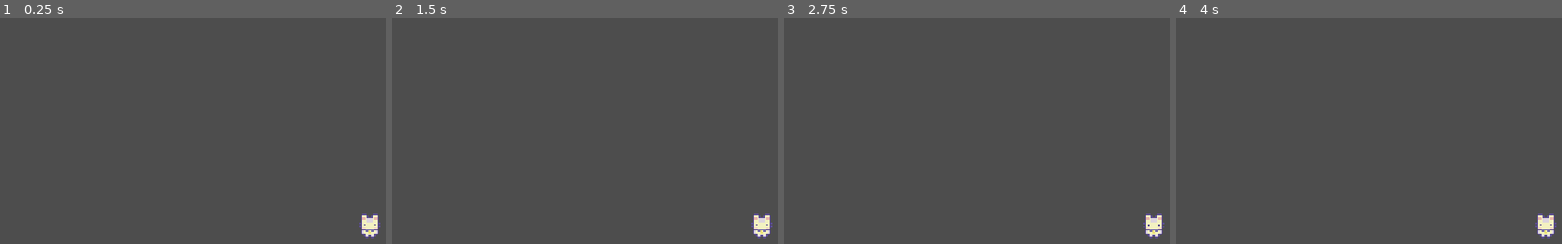
Above: before the commit, frames 1-4 (left to right).
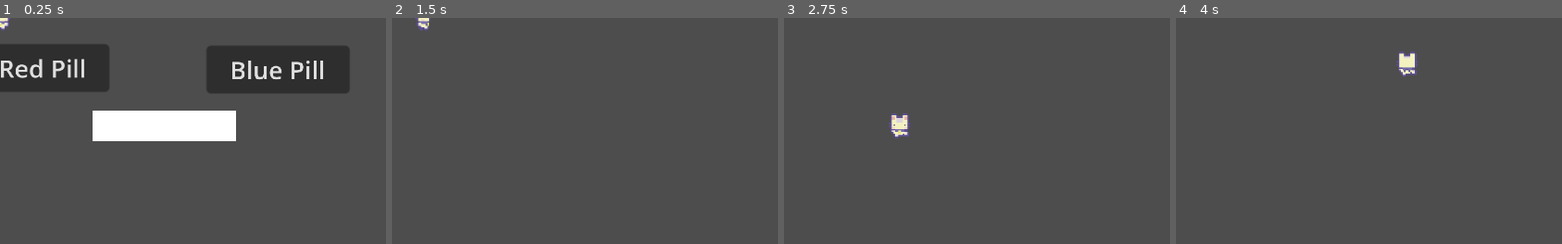
Above: after the commit, the same moments.

Repository: WeMayCry4/RiskEverything
Game: Godot game, scene res://main.tscn
The game is run twice, just before and just after one commit, with the same random seed, the same clock (stepped at 60 frames per second) and the same inputs. Before the commit the project starts from res://PlayerSc.tscn.
Inputs (mouse positions are in pixels of both pictures, inside the frame that each line leads up to):
- Up to frame 1 (0.25 s): no input
- Up to frame 2 (1.5 s): click (434, 67) at 0.5 s, where only the run after the commit has a clickable "Red Pill"; hold D (right) from 1.28 s (still down)
- Up to frame 3 (2.75 s): release D (right) at 2.03 s; hold S (down) from 2.03 s (still down)
- Up to frame 4 (4 s): release S (down) at 2.78 s; hold D (right) 2.78-3.53 s; hold W (up) from 3.53 s (still down)

The runs differ from the first frame. In frame 1, 19% of the frame differs, in the area x 0-99%, y 0-98%; in frame 2, 0.6%; in frame 3, 0.9%; in frame 4, 0.9%.

Commit message:
character animation done
balls

Diff:
--- a/PlayerSc.gd
+++ /dev/null
@@ -1,21 +0,0 @@
-extends CharacterBody2D
-
-@export var moveSpeed: float = 100
-@export var startingDirection: Vector2 = Vector2(0, 1)
-
-@onready var animationTree = $AnimationTree
-
-func _ready():
-	print("ready")
-	print(animationTree.get("parameters/idle/blend_position"))
-	animationTree.set("parameters/idle/blend_position", startingDirection)
-
-func _physics_process(delta):
-	var inputDirection = Vector2(
-		Input.get_action_strength("right") - Input.get_action_strength("left"),
-		Input.get_action_strength("down") - Input.get_action_strength("up")
-	)
-
-	velocity = inputDirection * moveSpeed
-
-	move_and_slide()
--- a/PlayerSc.tscn
+++ b/PlayerSc.tscn
@@ -1,7 +1,30 @@
-[gd_scene load_steps=28 format=3 uid="uid://cdq1yakide1dq"]
-
-[ext_resource type="Script" path="res://PlayerSc.gd" id="1_a1jw3"]
+[gd_scene load_steps=28 format=3 uid="uid://2ipg5rqclg8l"]
+
 [ext_resource type="Texture2D" uid="uid://dobvkwauieauj" path="res://Sprout Lands - Sprites - Basic pack/Characters/Basic Charakter Spritesheet.png" id="2_qr5ah"]
+
+[sub_resource type="GDScript" id="GDScript_tc6a7"]
+script/source = "extends CharacterBody2D
+
+@export var moveSpeed: float = 100
+@export var startingDirection: Vector2 = Vector2(0, 1)
+
+@onready var animationTree = $AnimationTree
+
+func _ready():
+	print(\"ready\")
+	print(animationTree.get(\"parameters/idle/blend_position\"))
+	animationTree.set(\"parameters/idle/blend_position\", startingDirection)
+
+func _physics_process(delta):
+	var inputDirection = Vector2(
+		Input.get_action_strength(\"right\") - Input.get_action_strength(\"left\"),
+		Input.get_action_strength(\"down\") - Input.get_action_strength(\"up\")
+	)
+
+	velocity = inputDirection * moveSpeed
+
+	move_and_slide()
+"
 
 [sub_resource type="RectangleShape2D" id="RectangleShape2D_mrs12"]
 size = Vector2(12, 7.5)
@@ -38,6 +61,57 @@
 "values": [0, 1]
 }
 
+[sub_resource type="Animation" id="Animation_f4t6f"]
+resource_name = "idleLeft"
+length = 0.4
+loop_mode = 1
+tracks/0/type = "value"
+tracks/0/imported = false
+tracks/0/enabled = true
+tracks/0/path = NodePath("Sprite2D:frame")
+tracks/0/interp = 1
+tracks/0/loop_wrap = true
+tracks/0/keys = {
+"times": PackedFloat32Array(0, 0.1),
+"transitions": PackedFloat32Array(1, 1),
+"update": 1,
+"values": [8, 9]
+}
+
+[sub_resource type="Animation" id="Animation_e2b5v"]
+resource_name = "idleRight"
+length = 0.4
+loop_mode = 1
+tracks/0/type = "value"
+tracks/0/imported = false
+tracks/0/enabled = true
+tracks/0/path = NodePath("Sprite2D:frame")
+tracks/0/interp = 1
+tracks/0/loop_wrap = true
+tracks/0/keys = {
+"times": PackedFloat32Array(0, 0.1),
+"transitions": PackedFloat32Array(1, 1),
+"update": 1,
+"values": [12, 13]
+}
+
+[sub_resource type="Animation" id="Animation_k1g21"]
+resource_name = "idleUp"
+length = 0.4
+loop_mode = 1
+tracks/0/type = "value"
+tracks/0/imported = false
+tracks/0/enabled = true
+tracks/0/path = NodePath("Sprite2D:frame")
+tracks/0/interp = 1
+tracks/0/loop_wrap = true
+tracks/0/keys = {
+"times": PackedFloat32Array(0, 0.1),
+"transitions": PackedFloat32Array(1, 1),
+"update": 1,
+"values": [4, 5]
+}
+
 [sub_resource type="Animation" id="Animation_7js5p"]
 resource_name = "walkDown"
 loop_mode = 1
@@ -54,6 +128,40 @@
 "values": [2, 3]
 }
 
+[sub_resource type="Animation" id="Animation_wtlwc"]
+resource_name = "walkLeft"
+length = 0.4
+loop_mode = 1
+tracks/0/type = "value"
+tracks/0/imported = false
+tracks/0/enabled = true
+tracks/0/path = NodePath("Sprite2D:frame")
+tracks/0/interp = 1
+tracks/0/loop_wrap = true
+tracks/0/keys = {
+"times": PackedFloat32Array(0, 0.1),
+"transitions": PackedFloat32Array(1, 1),
+"update": 1,
+"values": [10, 11]
+}
+
+[sub_resource type="Animation" id="Animation_m55jl"]
+resource_name = "walkRight"
+length = 0.4
+loop_mode = 1
+tracks/0/type = "value"
+tracks/0/imported = false
+tracks/0/enabled = true
+tracks/0/path = NodePath("Sprite2D:frame")
+tracks/0/interp = 1
+tracks/0/loop_wrap = true
+tracks/0/keys = {
+"times": PackedFloat32Array(0, 0.1),
+"transitions": PackedFloat32Array(1, 1),
+"update": 1,
+"values": [14, 15]
+}
+
 [sub_resource type="Animation" id="Animation_23fho"]
 resource_name = "walkUp"
 length = 0.4
@@ -69,91 +177,6 @@
 "transitions": PackedFloat32Array(1, 1),
 "update": 1,
 "values": [6, 7]
-}
-
-[sub_resource type="Animation" id="Animation_k1g21"]
-resource_name = "idleUp"
-length = 0.4
-loop_mode = 1
-tracks/0/type = "value"
-tracks/0/imported = false
-tracks/0/enabled = true
-tracks/0/path = NodePath("Sprite2D:frame")
-tracks/0/interp = 1
-tracks/0/loop_wrap = true
-tracks/0/keys = {
-"times": PackedFloat32Array(0, 0.1),
-"transitions": PackedFloat32Array(1, 1),
-"update": 1,
-"values": [4, 5]
-}
-
-[sub_resource type="Animation" id="Animation_f4t6f"]
-resource_name = "idleLeft"
-length = 0.4
-loop_mode = 1
-tracks/0/type = "value"
-tracks/0/imported = false
-tracks/0/enabled = true
-tracks/0/path = NodePath("Sprite2D:frame")
-tracks/0/interp = 1
-tracks/0/loop_wrap = true
-tracks/0/keys = {
-"times": PackedFloat32Array(0, 0.1),
-"transitions": PackedFloat32Array(1, 1),
-"update": 1,
-"values": [8, 9]
-}
-
-[sub_resource type="Animation" id="Animation_e2b5v"]
-resource_name = "idleRight"
-length = 0.4
-loop_mode = 1
-tracks/0/type = "value"
-tracks/0/imported = false
-tracks/0/enabled = true
-tracks/0/path = NodePath("Sprite2D:frame")
-tracks/0/interp = 1
-tracks/0/loop_wrap = true
-tracks/0/keys = {
-"times": PackedFloat32Array(0, 0.1),
-"transitions": PackedFloat32Array(1, 1),
-"update": 1,
-"values": [12, 13]
-}
-
-[sub_resource type="Animation" id="Animation_m55jl"]
-resource_name = "walkRight"
-length = 0.4
-loop_mode = 1
-tracks/0/type = "value"
-tracks/0/imported = false
-tracks/0/enabled = true
-tracks/0/path = NodePath("Sprite2D:frame")
-tracks/0/interp = 1
-tracks/0/loop_wrap = true
-tracks/0/keys = {
-"times": PackedFloat32Array(0, 0.1),
-"transitions": PackedFloat32Array(1, 1),
-"update": 1,
-"values": [14, 15]
-}
-
-[sub_resource type="Animation" id="Animation_wtlwc"]
-resource_name = "walkLeft"
-length = 0.4
-loop_mode = 1
-tracks/0/type = "value"
-tracks/0/imported = false
-tracks/0/enabled = true
-tracks/0/path = NodePath("Sprite2D:frame")
-tracks/0/interp = 1
-tracks/0/loop_wrap = true
-tracks/0/keys = {
-"times": PackedFloat32Array(0, 0.1),
-"transitions": PackedFloat32Array(1, 1),
-"update": 1,
-"values": [10, 11]
 }
 
 [sub_resource type="AnimationLibrary" id="AnimationLibrary_27va7"]
@@ -232,10 +255,10 @@
 states/walk/position = Vector2(557.5, 100.016)
 transitions = ["idle", "walk", SubResource("AnimationNodeStateMachineTransition_f5t5q"), "walk", "idle", SubResource("AnimationNodeStateMachineTransition_okbtr"), "Start", "idle", SubResource("AnimationNodeStateMachineTransition_o410r")]
 
-[node name="CharacterBody2D" type="CharacterBody2D"]
+[node name="CharacterBody2D2" type="CharacterBody2D"]
 position = Vector2(145, 51)
 up_direction = Vector2(0.707107, 0.707107)
-script = ExtResource("1_a1jw3")
+script = SubResource("GDScript_tc6a7")
 startingDirection = Vector2(-1, 2.08165e-12)
 
 [node name="CollisionShape2D" type="CollisionShape2D" parent="."]
--- /dev/null
+++ b/character_body_2d.gd
@@ -0,0 +1,34 @@
+extends CharacterBody2D
+
+@export var moveSpeed: float = 100
+@export var starting_direction : Vector2 = Vector2(0,1)
+
+@onready var animation_tree = $AnimationTree
+@onready var state_machine = animation_tree.get("parameters/playback")
+
+
+func _ready():
+	update_animation_parameters(starting_direction)
+
+func _physics_process(delta):
+	var inputDirection = Vector2(
+		Input.get_action_strength("right") - Input.get_action_strength("left"),
+		Input.get_action_strength("down") - Input.get_action_strength("up")
+	)
+	update_animation_parameters(inputDirection)
+
+	velocity = inputDirection * moveSpeed
+
+	move_and_slide()
+	pick_new_state()
+
+func update_animation_parameters(move_input: Vector2):
+	if (move_input != Vector2.ZERO):
+		animation_tree.set("parameters/Walk/blend_position", move_input)
+		animation_tree.set("parameters/İdle/blend_position", move_input)
+
+func pick_new_state():
+	if (velocity != Vector2.ZERO):
+		state_machine.travel("Walk")
+	else :
+		state_machine.travel("İdle")
--- /dev/null
+++ b/character_body_2d.tscn
@@ -0,0 +1,259 @@
+[gd_scene load_steps=28 format=3 uid="uid://b1fd0k558kp2"]
+
+[ext_resource type="Script" path="res://character_body_2d.gd" id="1_fjyft"]
+[ext_resource type="Texture2D" uid="uid://dobvkwauieauj" path="res://Sprout Lands - Sprites - Basic pack/Characters/Basic Charakter Spritesheet.png" id="1_qhc3j"]
+
+[sub_resource type="RectangleShape2D" id="RectangleShape2D_1si3a"]
+
+[sub_resource type="Animation" id="Animation_cmdoa"]
+resource_name = "walk right"
+length = 0.5
+loop_mode = 1
+tracks/0/type = "value"
+tracks/0/imported = false
+tracks/0/enabled = true
+tracks/0/path = NodePath("Sprite2D:frame")
+tracks/0/interp = 1
+tracks/0/loop_wrap = true
+tracks/0/keys = {
+"times": PackedFloat32Array(0, 0.3),
+"transitions": PackedFloat32Array(1, 1),
+"update": 1,
+"values": [14, 15]
+}
+
+[sub_resource type="Animation" id="Animation_h338j"]
+length = 0.001
+tracks/0/type = "value"
+tracks/0/imported = false
+tracks/0/enabled = true
+tracks/0/path = NodePath("Sprite2D:frame")
+tracks/0/interp = 1
+tracks/0/loop_wrap = true
+tracks/0/keys = {
+"times": PackedFloat32Array(0),
+"transitions": PackedFloat32Array(1),
+"update": 1,
+"values": [12]
+}
+
+[sub_resource type="Animation" id="Animation_clbtb"]
+resource_name = "idle"
+loop_mode = 1
+tracks/0/type = "value"
+tracks/0/imported = false
+tracks/0/enabled = true
+tracks/0/path = NodePath("Sprite2D:frame")
+tracks/0/interp = 1
+tracks/0/loop_wrap = true
+tracks/0/keys = {
+"times": PackedFloat32Array(0, 0.5),
+"transitions": PackedFloat32Array(1, 1),
+"update": 1,
+"values": [0, 1]
+}
+
+[sub_resource type="Animation" id="Animation_0hous"]
+resource_name = "idle up "
+loop_mode = 1
+tracks/0/type = "value"
+tracks/0/imported = false
+tracks/0/enabled = true
+tracks/0/path = NodePath("Sprite2D:frame")
+tracks/0/interp = 1
+tracks/0/loop_wrap = true
+tracks/0/keys = {
+"times": PackedFloat32Array(0, 0.5),
+"transitions": PackedFloat32Array(1, 1),
+"update": 1,
+"values": [4, 5]
+}
+
+[sub_resource type="Animation" id="Animation_ur1a0"]
+resource_name = "idle right"
+loop_mode = 1
+tracks/0/type = "value"
+tracks/0/imported = false
+tracks/0/enabled = true
+tracks/0/path = NodePath("Sprite2D:frame")
+tracks/0/interp = 1
+tracks/0/loop_wrap = true
+tracks/0/keys = {
+"times": PackedFloat32Array(0, 0.5),
+"transitions": PackedFloat32Array(1, 1),
+"update": 1,
+"values": [12, 13]
+}
+
+[sub_resource type="Animation" id="Animation_fr21f"]
+resource_name = "idle left"
+loop_mode = 1
+tracks/0/type = "value"
+tracks/0/imported = false
+tracks/0/enabled = true
+tracks/0/path = NodePath("Sprite2D:frame")
+tracks/0/interp = 1
+tracks/0/loop_wrap = true
+tracks/0/keys = {
+"times": PackedFloat32Array(0, 0.5),
+"transitions": PackedFloat32Array(1, 1),
+"update": 1,
+"values": [8, 9]
+}
+
+[sub_resource type="Animation" id="Animation_u7ql1"]
+resource_name = "walk left"
+length = 0.5
+loop_mode = 1
+tracks/0/type = "value"
+tracks/0/imported = false
+tracks/0/enabled = true
+tracks/0/path = NodePath("Sprite2D:frame")
+tracks/0/interp = 1
+tracks/0/loop_wrap = true
+tracks/0/keys = {
+"times": PackedFloat32Array(0, 0.3),
+"transitions": PackedFloat32Array(1, 1),
+"update": 1,
+"values": [10, 11]
+}
+
+[sub_resource type="Animation" id="Animation_pwuy1"]
+resource_name = "walk up"
+length = 0.5
+loop_mode = 1
+tracks/0/type = "value"
+tracks/0/imported = false
+tracks/0/enabled = true
+tracks/0/path = NodePath("Sprite2D:frame")
+tracks/0/interp = 1
+tracks/0/loop_wrap = true
+tracks/0/keys = {
+"times": PackedFloat32Array(0, 0.3),
+"transitions": PackedFloat32Array(1, 1),
+"update": 1,
+"values": [6, 7]
+}
+
+[sub_resource type="Animation" id="Animation_xih1w"]
+resource_name = "walk down"
+length = 0.5
+loop_mode = 1
+tracks/0/type = "value"
+tracks/0/imported = false
+tracks/0/enabled = true
+tracks/0/path = NodePath("Sprite2D:frame")
+tracks/0/interp = 1
+tracks/0/loop_wrap = true
+tracks/0/keys = {
+"times": PackedFloat32Array(0, 0.3),
+"transitions": PackedFloat32Array(1, 1),
+"update": 1,
+"values": [2, 3]
+}
+
+[sub_resource type="AnimationLibrary" id="AnimationLibrary_3ebln"]
+_data = {
+"RESET": SubResource("Animation_h338j"),
+"idle": SubResource("Animation_clbtb"),
+"idle left": SubResource("Animation_fr21f"),
+"idle right": SubResource("Animation_ur1a0"),
+"idle up ": SubResource("Animation_0hous"),
+"walk down": SubResource("Animation_xih1w"),
+"walk left": SubResource("Animation_u7ql1"),
+"walk right": SubResource("Animation_cmdoa"),
+"walk up": SubResource("Animation_pwuy1")
+}
+
+[sub_resource type="AnimationNodeAnimation" id="AnimationNodeAnimation_vtpsa"]
+animation = &"walk down"
+
+[sub_resource type="AnimationNodeAnimation" id="AnimationNodeAnimation_8wd53"]
+animation = &"walk up"
+
+[sub_resource type="AnimationNodeAnimation" id="AnimationNodeAnimation_eeuc6"]
+animation = &"walk left"
+
+[sub_resource type="AnimationNodeAnimation" id="AnimationNodeAnimation_ffnfv"]
+animation = &"walk right"
+
+[sub_resource type="AnimationNodeBlendSpace2D" id="AnimationNodeBlendSpace2D_r1j24"]
+blend_point_0/node = SubResource("AnimationNodeAnimation_vtpsa")
+blend_point_0/pos = Vector2(0, 1.1)
+blend_point_1/node = SubResource("AnimationNodeAnimation_8wd53")
+blend_point_1/pos = Vector2(0, -1.1)
+blend_point_2/node = SubResource("AnimationNodeAnimation_eeuc6")
+blend_point_2/pos = Vector2(-1, 0)
+blend_point_3/node = SubResource("AnimationNodeAnimation_ffnfv")
+blend_point_3/pos = Vector2(1, 0)
+min_space = Vector2(-1, -1.1)
+max_space = Vector2(1, 1.1)
+blend_mode = 1
+
+[sub_resource type="AnimationNodeAnimation" id="AnimationNodeAnimation_rp7lw"]
+animation = &"idle"
+
+[sub_resource type="AnimationNodeAnimation" id="AnimationNodeAnimation_fdgxi"]
+animation = &"idle up "
+
+[sub_resource type="AnimationNodeAnimation" id="AnimationNodeAnimation_xxc02"]
+animation = &"idle left"
+
+[sub_resource type="AnimationNodeAnimation" id="AnimationNodeAnimation_s7vsl"]
+animation = &"idle right"
+
+[sub_resource type="AnimationNodeBlendSpace2D" id="AnimationNodeBlendSpace2D_0qsce"]
+blend_point_0/node = SubResource("AnimationNodeAnimation_rp7lw")
+blend_point_0/pos = Vector2(0, 1.1)
+blend_point_1/node = SubResource("AnimationNodeAnimation_fdgxi")
+blend_point_1/pos = Vector2(0, -1.1)
+blend_point_2/node = SubResource("AnimationNodeAnimation_xxc02")
+blend_point_2/pos = Vector2(-1, 0)
+blend_point_3/node = SubResource("AnimationNodeAnimation_s7vsl")
+blend_point_3/pos = Vector2(1, 0)
+min_space = Vector2(-1, -1.1)
+max_space = Vector2(1, 1.1)
+blend_mode = 1
+
+[sub_resource type="AnimationNodeStateMachineTransition" id="AnimationNodeStateMachineTransition_58814"]
+advance_mode = 0
+
+[sub_resource type="AnimationNodeStateMachineTransition" id="AnimationNodeStateMachineTransition_jxh7h"]
+advance_mode = 0
+
+[sub_resource type="AnimationNodeStateMachineTransition" id="AnimationNodeStateMachineTransition_15ufi"]
+advance_mode = 2
+
+[sub_resource type="AnimationNodeStateMachine" id="AnimationNodeStateMachine_p6yax"]
+states/Walk/node = SubResource("AnimationNodeBlendSpace2D_r1j24")
+states/Walk/position = Vector2(488, 97)
+"states/İdle/node" = SubResource("AnimationNodeBlendSpace2D_0qsce")
+"states/İdle/position" = Vector2(316, 100)
+transitions = ["İdle", "Walk", SubResource("AnimationNodeStateMachineTransition_58814"), "Walk", "İdle", SubResource("AnimationNodeStateMachineTransition_jxh7h"), "Start", "İdle", SubResource("AnimationNodeStateMachineTransition_15ufi")]
+
+[node name="CharacterBody2D" type="CharacterBody2D"]
+script = ExtResource("1_fjyft")
+
+[node name="Sprite2D" type="Sprite2D" parent="."]
+texture = ExtResource("1_qhc3j")
+hframes = 4
+vframes = 4
+frame = 12
+
+[node name="CollisionShape2D" type="CollisionShape2D" parent="."]
+shape = SubResource("RectangleShape2D_1si3a")
+
+[node name="AnimationPlayer" type="AnimationPlayer" parent="."]
+libraries = {
+"": SubResource("AnimationLibrary_3ebln")
+}
+
+[node name="AnimationTree" type="AnimationTree" parent="."]
+libraries = {
+"": SubResource("AnimationLibrary_3ebln")
+}
+tree_root = SubResource("AnimationNodeStateMachine_p6yax")
+advance_expression_base_node = NodePath("../AnimationPlayer")
+anim_player = NodePath("../AnimationPlayer")
+parameters/Walk/blend_position = Vector2(0.0169492, -0.667686)
+"parameters/İdle/blend_position" = Vector2(-0.0105932, 0.00480354)
--- a/main.tscn
+++ b/main.tscn
@@ -1,12 +1,11 @@
 [gd_scene load_steps=3 format=3 uid="uid://by68c3w3urc82"]
 
-[ext_resource type="PackedScene" uid="uid://cdq1yakide1dq" path="res://PlayerSc.tscn" id="1_8vrx0"]
-[ext_resource type="PackedScene" uid="uid://bati4xyjyh7bv" path="res://choice.tscn" id="2_eq7xo"]
+[ext_resource type="PackedScene" uid="uid://da444tv5hnuxu" path="res://choice.tscn" id="2_eq7xo"]
+[ext_resource type="PackedScene" uid="uid://b1fd0k558kp2" path="res://character_body_2d.tscn" id="3_0mkfd"]
 
 [node name="Node2D" type="Node2D"]
 
-[node name="CharacterBody2D" parent="." instance=ExtResource("1_8vrx0")]
-position = Vector2(36, -7)
-
 [node name="Node2D" parent="." instance=ExtResource("2_eq7xo")]
 position = Vector2(99, 38)
+
+[node name="Player" parent="." instance=ExtResource("3_0mkfd")]
--- a/project.godot
+++ b/project.godot
@@ -11,7 +11,7 @@
 [application]
 
 config/name="RiskEverything"
-run/main_scene="res://PlayerSc.tscn"
+run/main_scene="res://main.tscn"
 config/features=PackedStringArray("4.2", "Mobile")
 config/icon="res://icon.svg"
 
Not shown: 1 places in choice.tscn that only renumber resources
